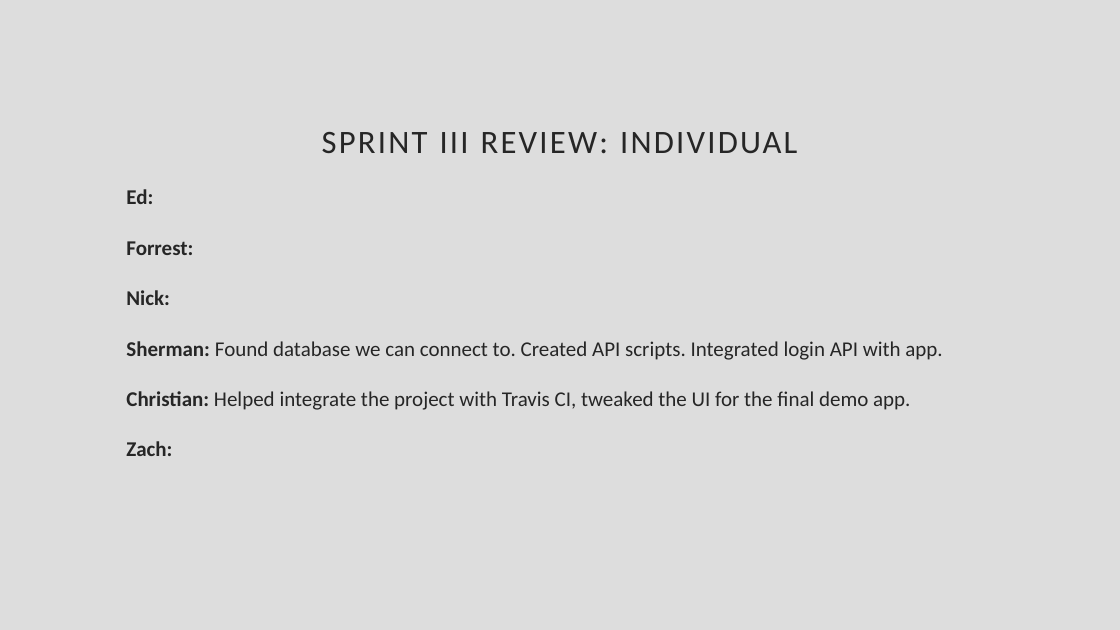
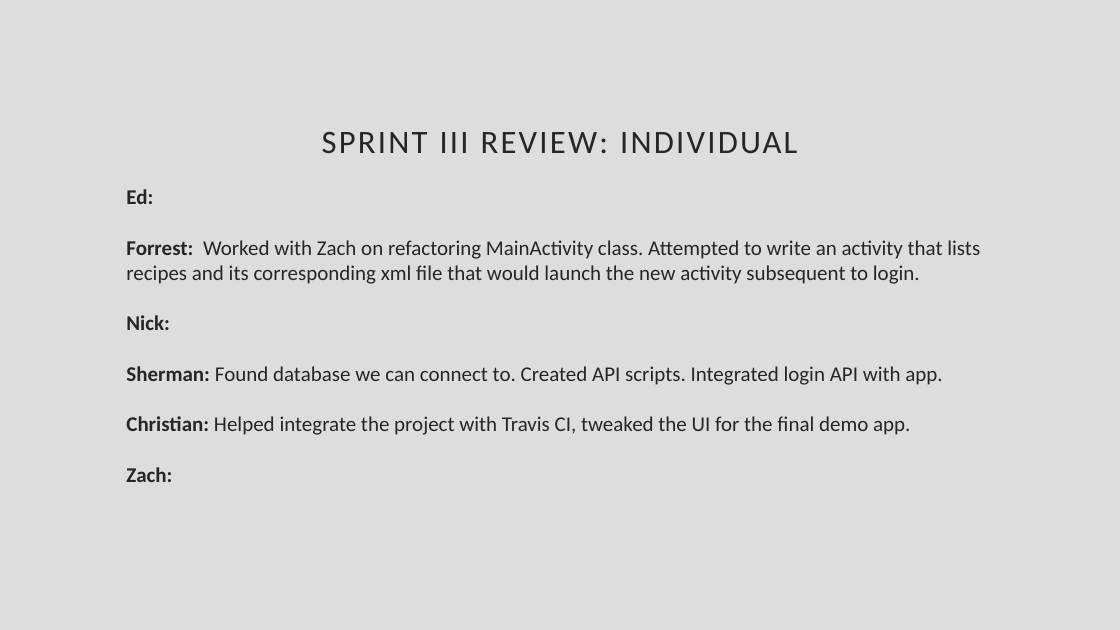
Before and after one commit to CiderCS3398/CS3398-Cider-S2017, a slide deck: slide 3 of Presentations/Sprint 3 Review.pptx. Drawn at 1120x630 pixels with LibreOffice and Linux fonts; fonts in the diff are those of the drawing. Boxes give left, top, right and bottom in pixels: in the first picture for what was removed or moved away, otherwise in the second. Text is boxed around its words. In the diff, an @@ line names an element or a change of style, - is before the commit and + after.

Commit message:
Added my contribution.
Even though we ended up ditching the MainActivity we created in favor
of the default MainActivity provided by Android SDK, I still feel good
about going along with that decision.

```diff
--- a/Presentations/Sprint 3 Review.pptx
+++ b/Presentations/Sprint 3 Review.pptx
@@ text at bbox=[126, 240, 980, 284]: text changed; bold off @@
-Forrest:
+Forrest: Worked with Zach on refactoring MainActivity class. Attempted to write an activity that lists recipes and its corresponding xml file that would launch the new activity subsequent to login.
```
